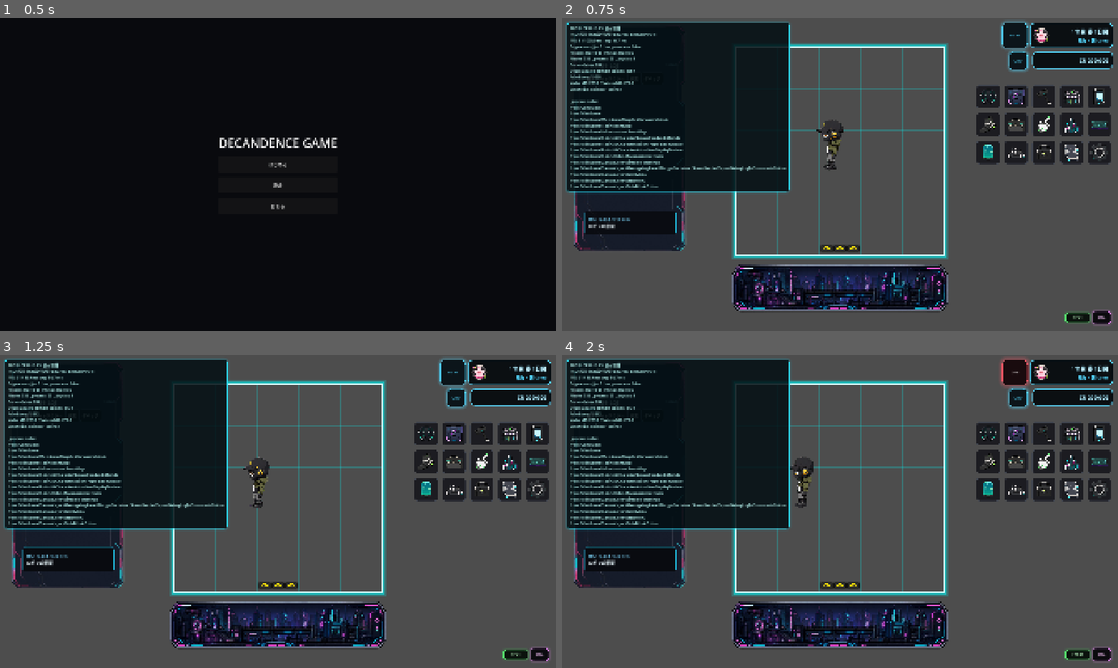
Above: before the commit, frames 1-4 (two rows, left to right).
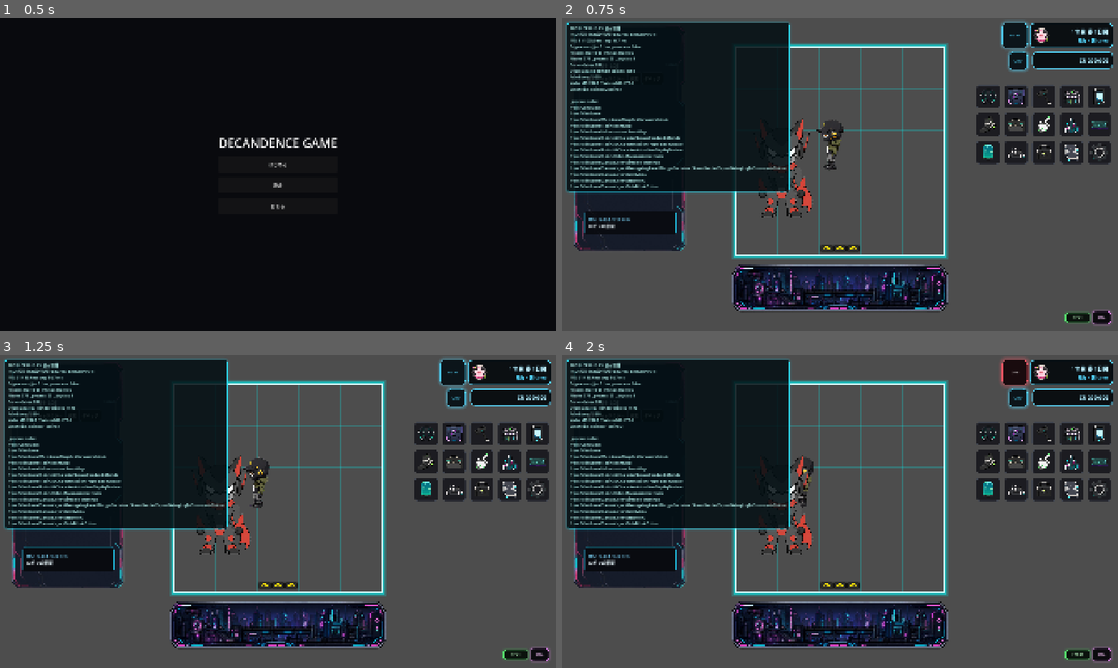
Above: after the commit, the same moments.

Repository: grimoire1089-coder/optimistic
Game: Godot game, scene res://Scenes/Boot/TitleScene.tscn
Same seed, same stepped clock (60 frames per second), same inputs: the game is played once before the commit and once after it. Sound files missing from this copy of the repository are replaced by a short silence.
Inputs:
- Up to frame 1 (0.5 s): no input
- Up to frame 2 (0.75 s): click "はじめる" at 0.5 s
- Up to frame 3 (1.25 s): no input
- Up to frame 4 (2 s): click "BGM" at 1.25 s

Frame 1 is identical in both runs. In frame 2, 0.6% of the frame differs, in the area x 4-45%, y 13-64%; in frame 3, 0.6%; in frame 4, 0.7%.

Commit message:
Place Zippy actor in main scene for testing

Diff:
--- a/Scenes/Main/MainScene.tscn
+++ b/Scenes/Main/MainScene.tscn
@@ -48,6 +48,7 @@
 [ext_resource type="PackedScene" path="res://Scenes/UI/HUD/InteractButton.tscn" id="45_interact_button"]
 [ext_resource type="PackedScene" path="res://Scenes/UI/HUD/ManagementButton.tscn" id="46_management_button"]
 [ext_resource type="PackedScene" path="res://Scenes/UI/City/CityPanel.tscn" id="47_city_panel"]
+[ext_resource type="PackedScene" path="res://Scenes/Characters/Zippy/ZippyActor.tscn" id="48_zippy_actor"]
 
 [sub_resource type="Environment" id="Environment_ctt6t"]
 glow_enabled = true
@@ -93,6 +94,10 @@
 furniture_root_path = NodePath("../RobinRoomMap/FurnitureRoot")
 
 [node name="Robin" parent="." unique_id=892635706 instance=ExtResource("2_robin")]
+click_sfx = ExtResource("4_ctt6t")
+
+[node name="Zippy" parent="." instance=ExtResource("48_zippy_actor")]
+position = Vector2(760, 520)
 click_sfx = ExtResource("4_ctt6t")
 
 [node name="CanvasLayer" type="CanvasLayer" parent="." unique_id=295553793]
